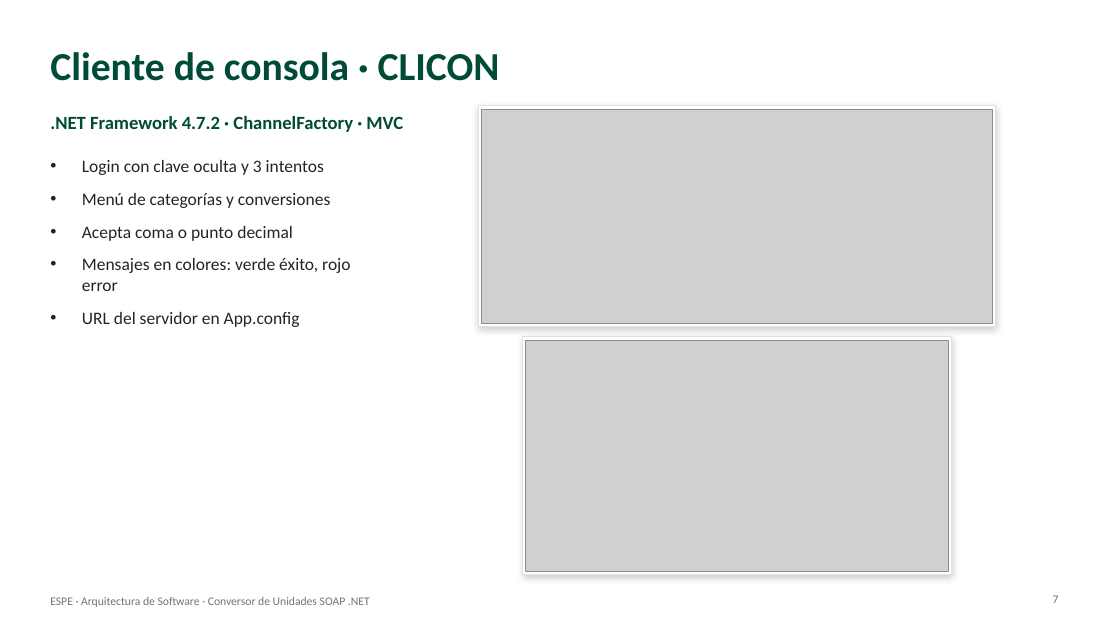
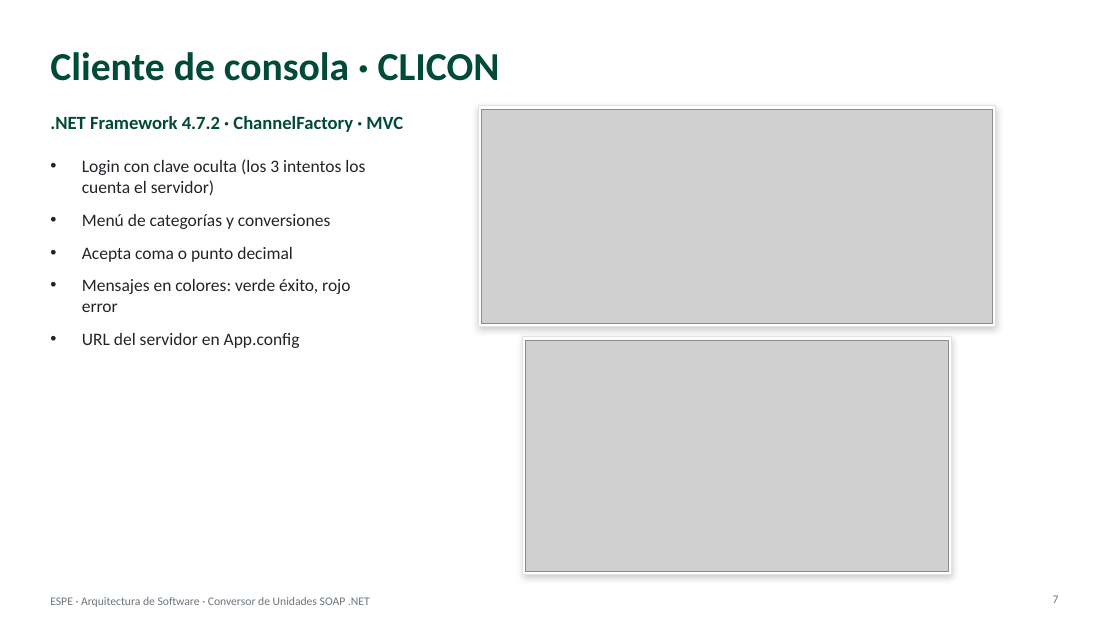
Before and after one commit to jsmasapanta/TI.1.2-PAO202651_SOAP_DOTNET_SINBDD_NRC36884_GR01, a slide deck: slide 7 of 05. DOCUMENTACIÓN/MANUAL_SOAP_DOTNET_GRXX.pptx. Drawn at 1120x630 pixels with LibreOffice and Linux fonts; fonts in the diff are those of the drawing; grey boxes stand for pictures. Boxes give left, top, right and bottom in pixels: in the first picture for what was removed or moved away, otherwise in the second. Text is boxed around its words. In the diff, an @@ line names an element or a change of style, - is before the commit and + after.

Commit message:
Presentacion regenerada (intentos en el servidor, monster69)

```diff
--- a/05. DOCUMENTACIÓN/MANUAL_SOAP_DOTNET_GRXX.pptx
+++ b/05. DOCUMENTACIÓN/MANUAL_SOAP_DOTNET_GRXX.pptx
@@ text at (82,159,365,196): text changed @@
-• Login con clave oculta y 3 intentos
+• Login con clave oculta (los 3 intentos los cuenta el servidor)
```
Also in this commit, not shown: 6 other slides changed, 2 slides added, 1 slide removed.
